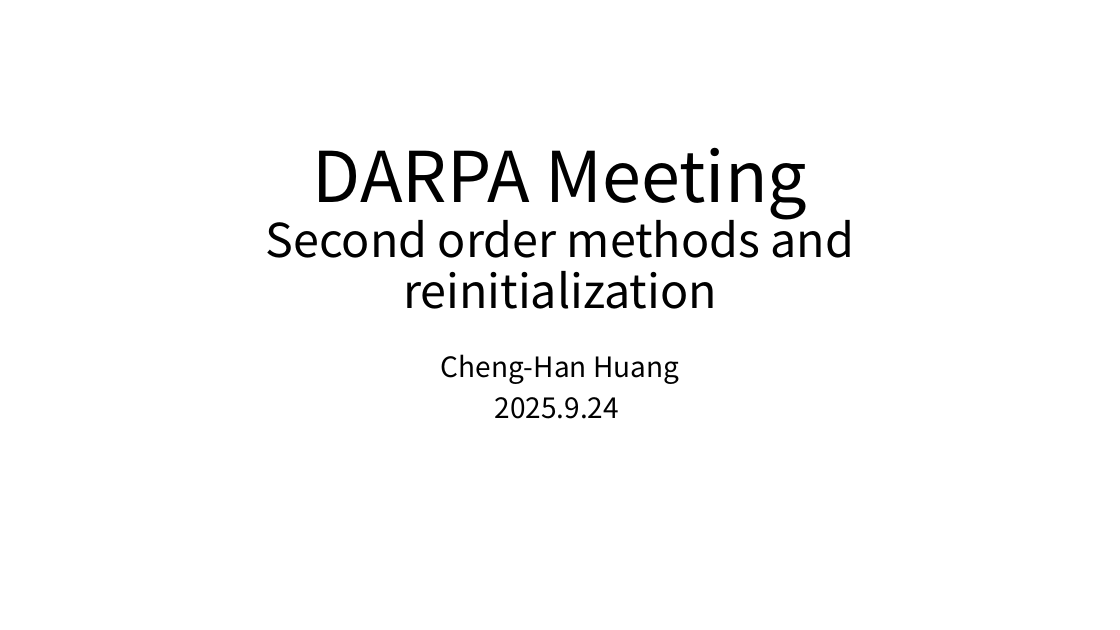
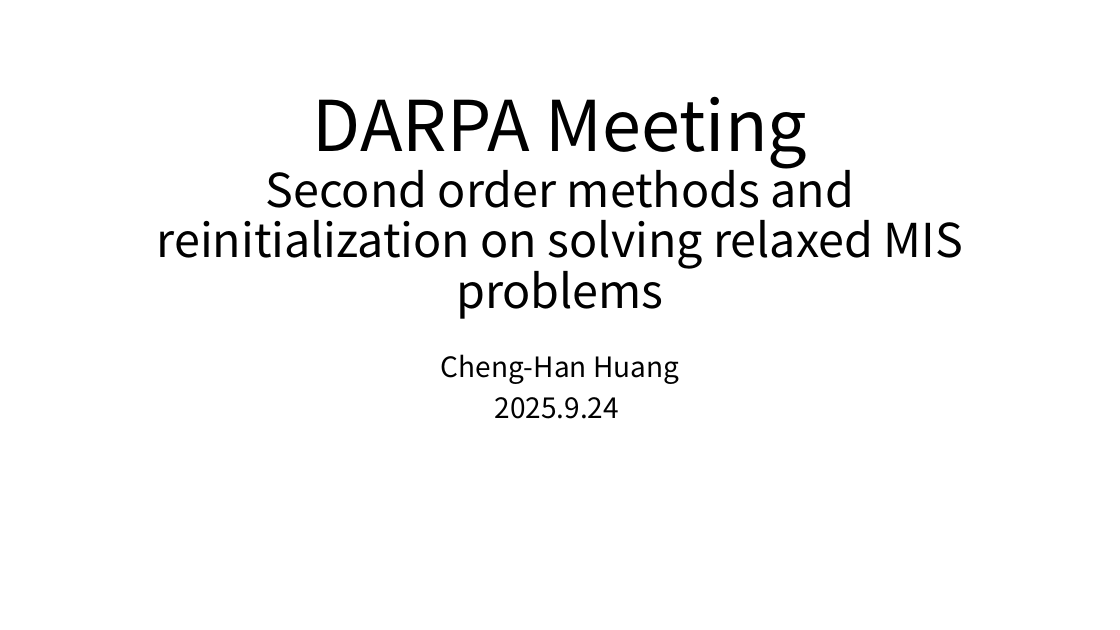
Before and after one commit to Cheng-HanHuang/ML_for_CO_DARPA, a slide deck: slide 1 of 0925/DARPA_Meeting_0924_Cheng.pptx. Drawn at 1120x630 pixels with LibreOffice and Linux fonts; fonts in the diff are those of the drawing. Boxes give left, top, right and bottom in pixels: in the first picture for what was removed or moved away, otherwise in the second. Text is boxed around its words. In the diff, an @@ line names an element or a change of style, - is before the commit and + after.

```diff
--- a/0925/DARPA_Meeting_0924_Cheng.pptx
+++ b/0925/DARPA_Meeting_0924_Cheng.pptx
@@ title at (157, 96, 963, 319): text changed @@
-DARPA Meeting
-Second order methods and reinitialization
+DARPA Meeting
+Second order methods and reinitialization on solving relaxed MIS problems
```
Also in this commit, not shown: 2 other slides changed, 1 slide added, 1 slide removed, 1 other file.
